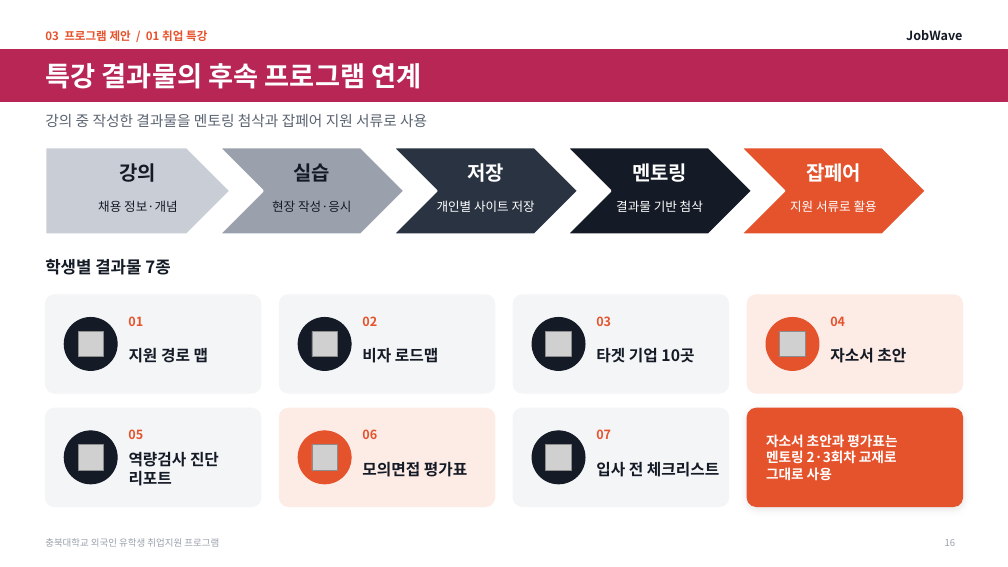
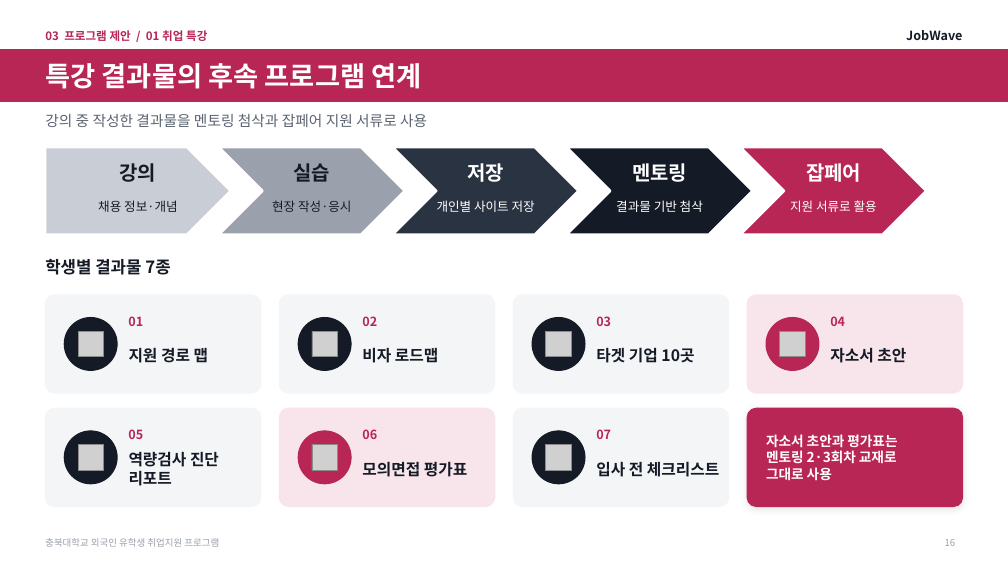
Before and after one commit to job-wave/Codex, a slide deck: slide 16 of output/jobwave-cbnu-proposal/JobWave_proposal_visual.pptx. Drawn at 1008x567 pixels with LibreOffice and Linux fonts; fonts in the diff are those of the drawing; grey boxes stand for pictures. Boxes give left, top, right and bottom in pixels: in the first picture for what was removed or moved away, otherwise in the second. Text is boxed around its words. In the diff, an @@ line names an element or a change of style, - is before the commit and + after.

```diff
--- a/output/jobwave-cbnu-proposal/JobWave_proposal_visual.pptx
+++ b/output/jobwave-cbnu-proposal/JobWave_proposal_visual.pptx
@@ chevron at (741, 147, 926, 234): fill #E5532D to #B72654 @@
@@ rounded rectangle at (747, 295, 963, 393): fill #FDECE6 to #F8E5EB; outline #FDECE6 1 pt to #F8E5EB 1 pt @@
@@ rounded rectangle at (279, 408, 495, 507): fill #FDECE6 to #F8E5EB; outline #FDECE6 1 pt to #F8E5EB 1 pt @@
@@ fill #E5532D to #B72654; outline #E5532D 1 pt to #B72654 1 pt in 3 elements at (766, 318, 819, 371), (298, 431, 351, 484), (747, 408, 963, 507) @@
@@ text colour #E5532D to #B72654 in 8 elements at (45, 30, 207, 41), (128, 316, 143, 326), (362, 316, 377, 326), (596, 316, 611, 326), (830, 316, 845, 326), (128, 429, 143, 439), (362, 429, 377, 439), (596, 429, 611, 439) @@
```
Also in this commit, not shown: 34 other slides changed, 2 other files.
